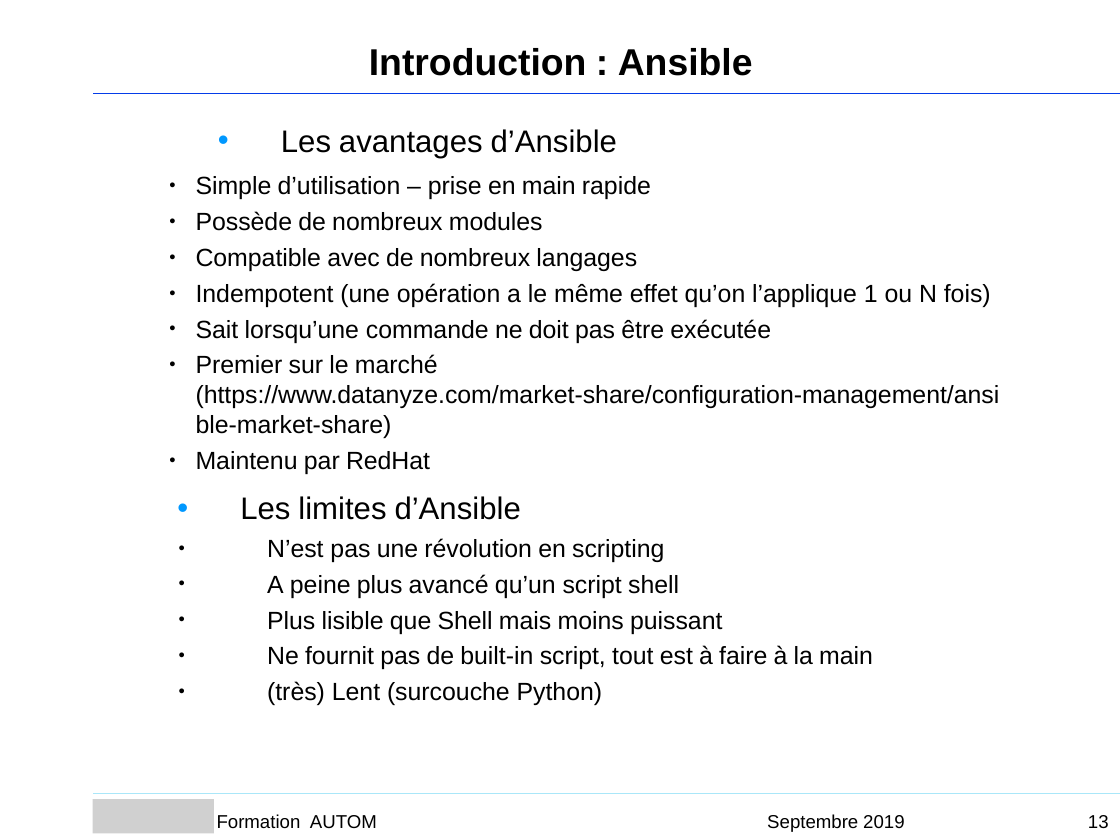
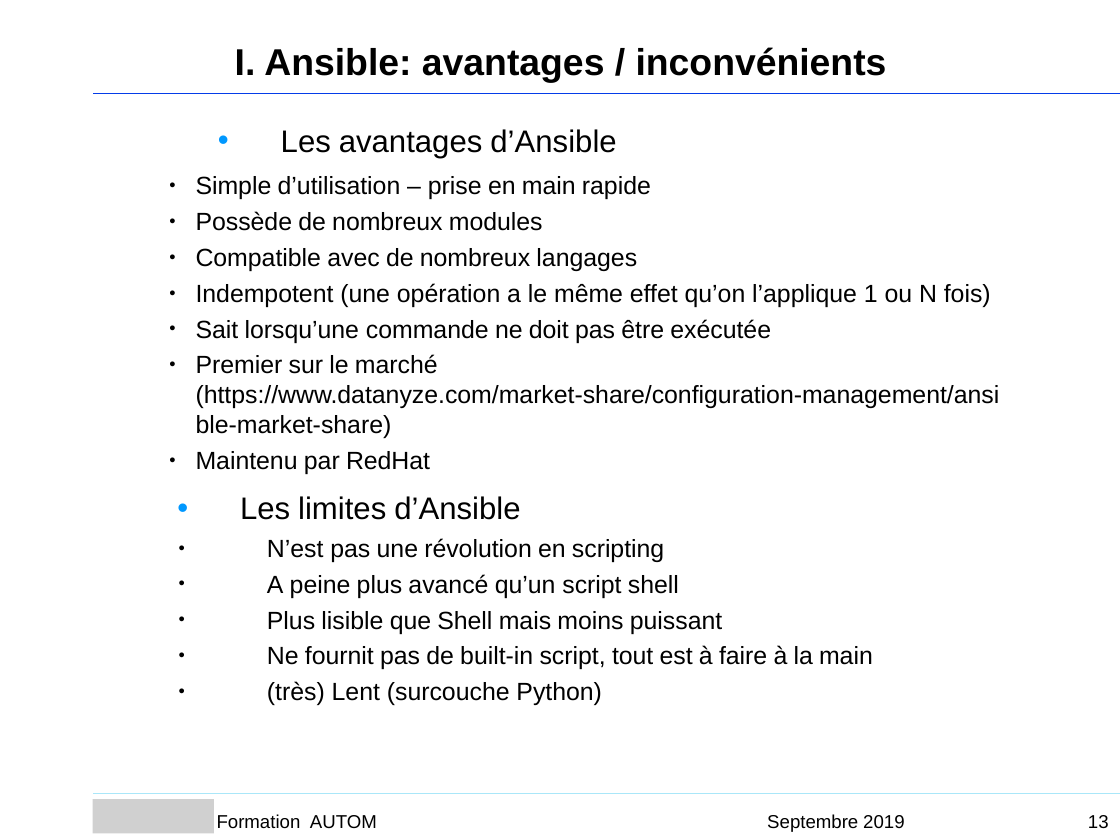
Before and after one commit to Sputnik93/cours_ansible, a slide deck: slide 13 of Ansible_support_cours_AGO.ppt. Drawn at 1120x840 pixels with LibreOffice and Linux fonts; fonts in the diff are those of the drawing; grey boxes stand for pictures; background and template pictures are left out. Boxes give left, top, right and bottom in pixels: in the first picture for what was removed or moved away, otherwise in the second. Text is boxed around its words. In the diff, an @@ line names an element or a change of style, - is before the commit and + after.

```diff
--- a/Ansible_support_cours_AGO.ppt
+++ b/Ansible_support_cours_AGO.ppt
@@ text at (235, 47, 887, 83): text changed @@
-Introduction : Ansible
+I. Ansible: avantages / inconvénients
```
Also in this commit, not shown: 32 other slides changed, 1 slide removed.
